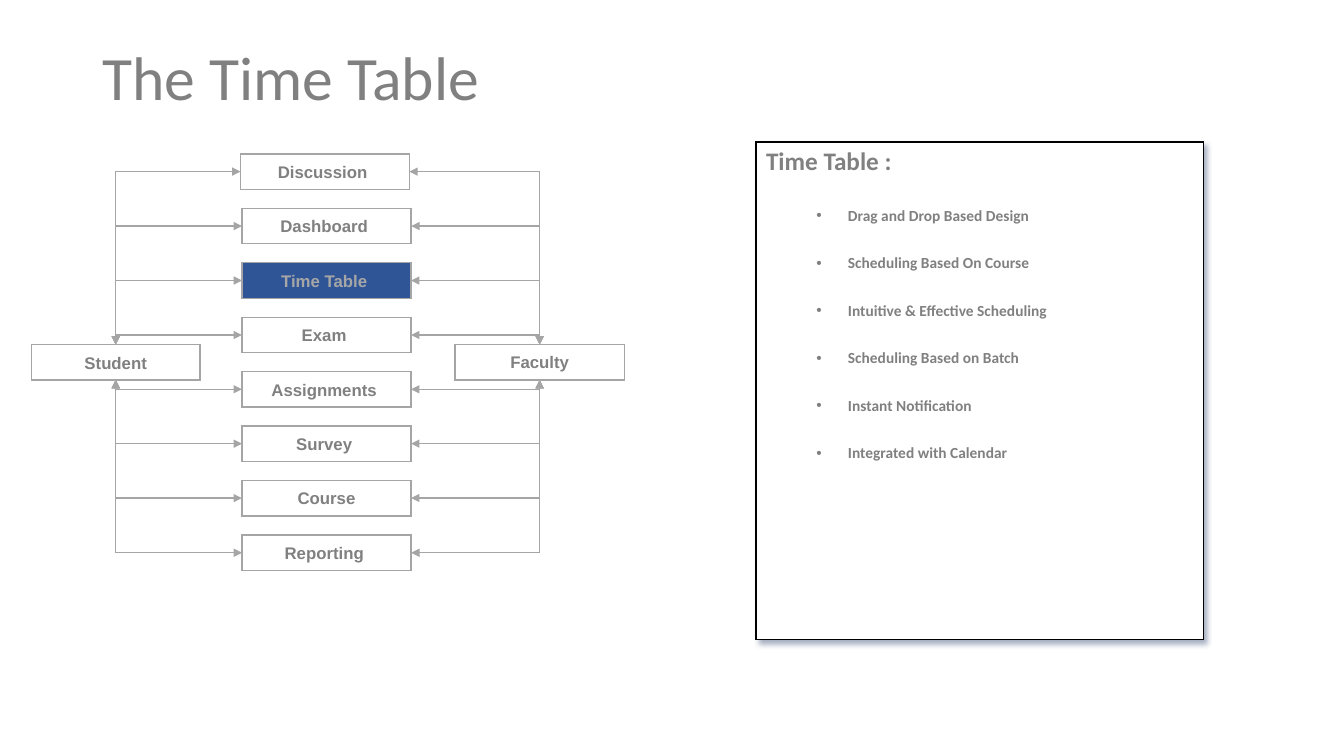
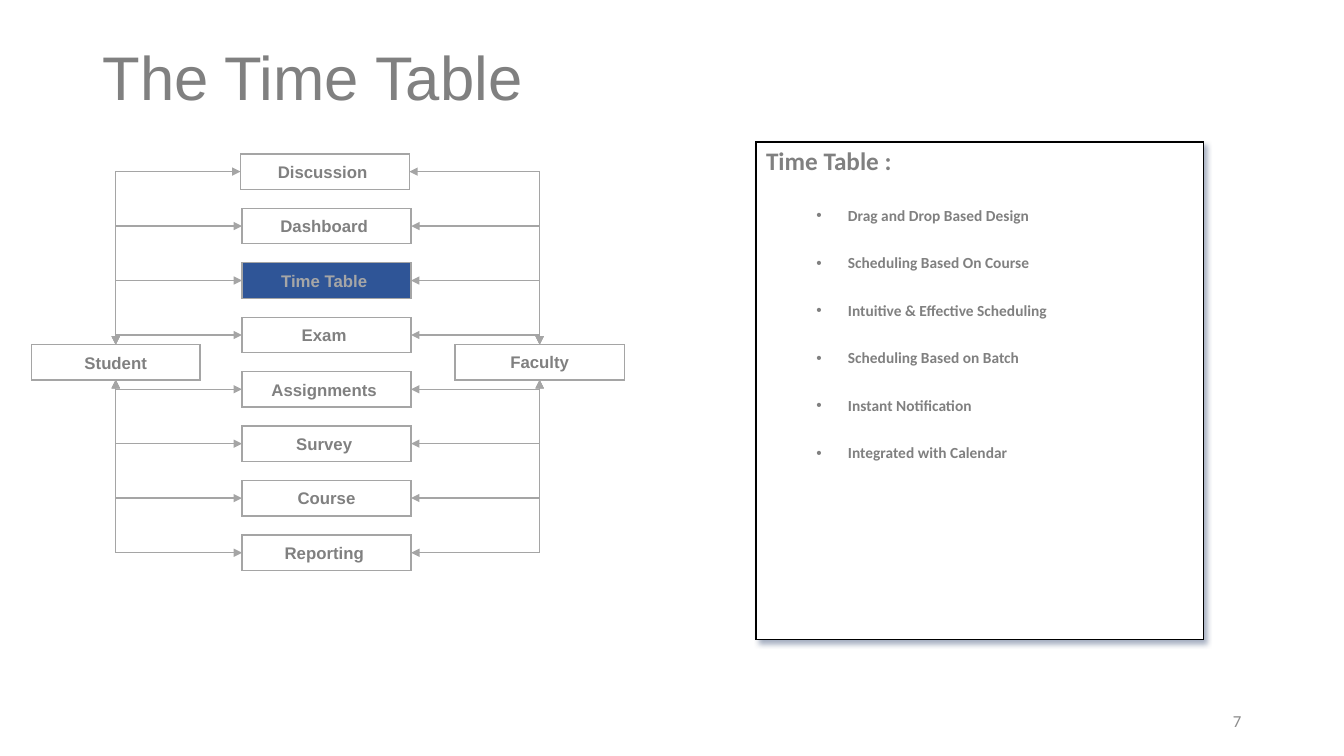
Before and after one commit to NarendranathPanda/uams, a slide deck: slide 7 of University Assignment Management System v0.1.pptx. Drawn at 1344x756 pixels with LibreOffice and Linux fonts; fonts in the diff are those of the drawing. Boxes give left, top, right and bottom in pixels: in the first picture for what was removed or moved away, otherwise in the second. Text is boxed around its words. In the diff, an @@ line names an element or a change of style, - is before the commit and + after.

```diff
--- a/University Assignment Management System v0.1.pptx
+++ b/University Assignment Management System v0.1.pptx
@@ title "The Time Table" at bbox=[102, 55, 522, 101]: font Calibri to Arial @@
@@ page number added at bbox=[1233, 716, 1241, 727], 12 pt, text #8C8C8C @@
+7
```
Also in this commit, not shown: 11 other slides changed, 2 slides added, 1 slide removed, 8 other files.
